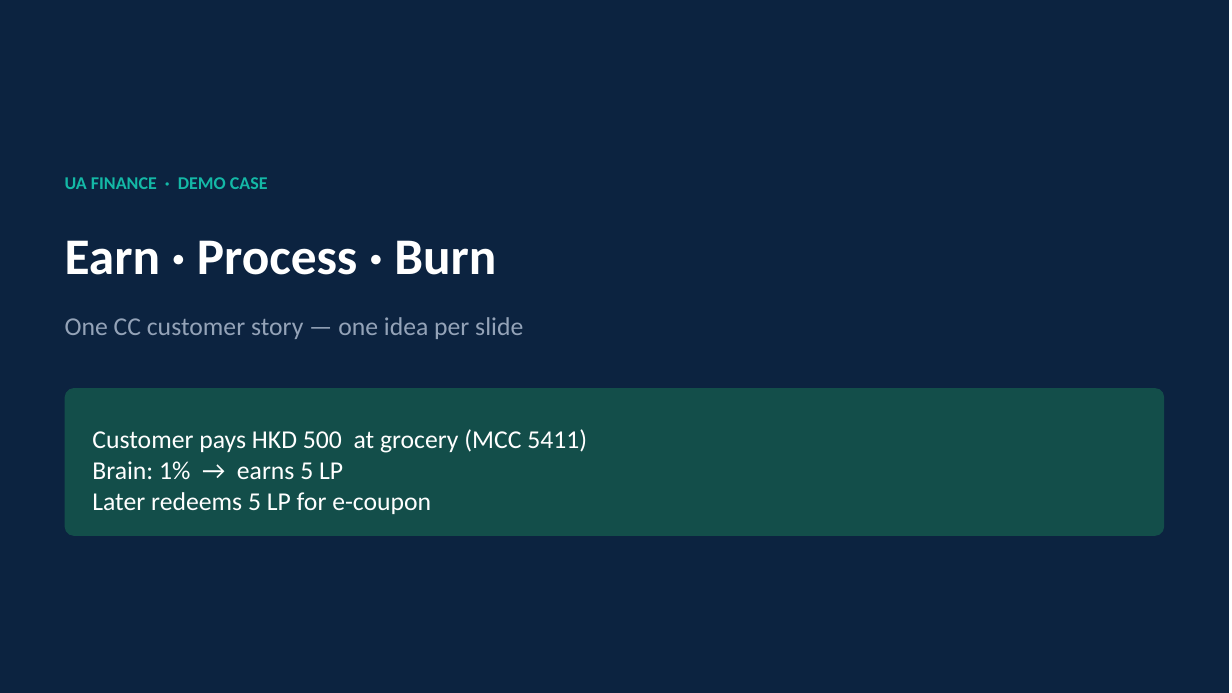
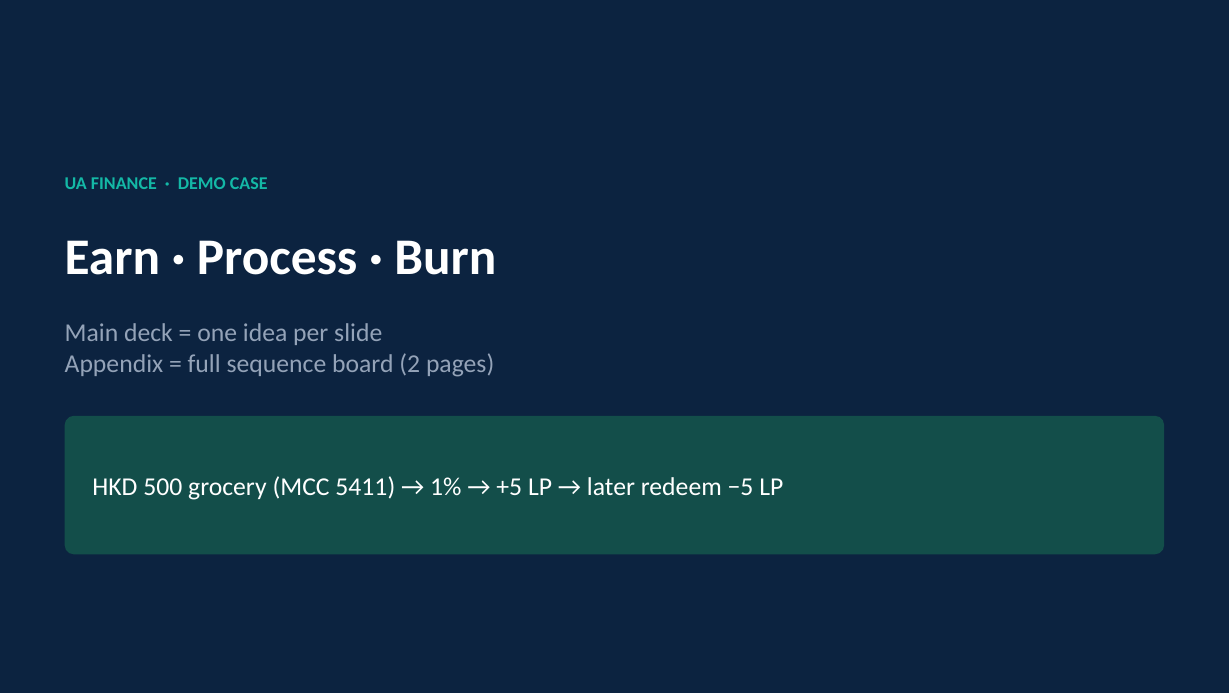
Before and after one commit to yky32/ledger-engine, a slide deck: slide 1 of docs/decks/LedgeRX-UAFinance-Earn-Burn-Slides.pptx. Drawn at 1232x693 pixels with LibreOffice and Linux fonts; fonts in the diff are those of the drawing. Boxes give left, top, right and bottom in pixels: in the first picture for what was removed or moved away, otherwise in the second. Text is boxed around its words. In the diff, an @@ line names an element or a change of style, - is before the commit and + after.

Commit message:
docs: appendix sequence board split into 2 slides (earn + burn halves)

```diff
--- a/docs/decks/LedgeRX-UAFinance-Earn-Burn-Slides.pptx
+++ b/docs/decks/LedgeRX-UAFinance-Earn-Burn-Slides.pptx
@@ text at (65, 323, 494, 377): text changed @@
-One CC customer story — one idea per slide
+Main deck = one idea per slide
+Appendix = full sequence board (2 pages)
@@ rounded rectangle: place and size @@
-rounded rectangle at (65, 388, 1165, 536)
+rounded rectangle at (65, 416, 1165, 555)
@@ rounded rectangle at (65, 416, 1165, 555): proportions changed @@
@@ text at (92, 476, 783, 500): text changed @@
-Customer pays HKD 500 at grocery (MCC 5411)
-Brain: 1% → earns 5 LP
-Later redeems 5 LP for e-coupon
+HKD 500 grocery (MCC 5411) → 1% → +5 LP → later redeem −5 LP
```
Also in this commit, not shown: 11 other slides changed, 3 slides added, 7 other files.
